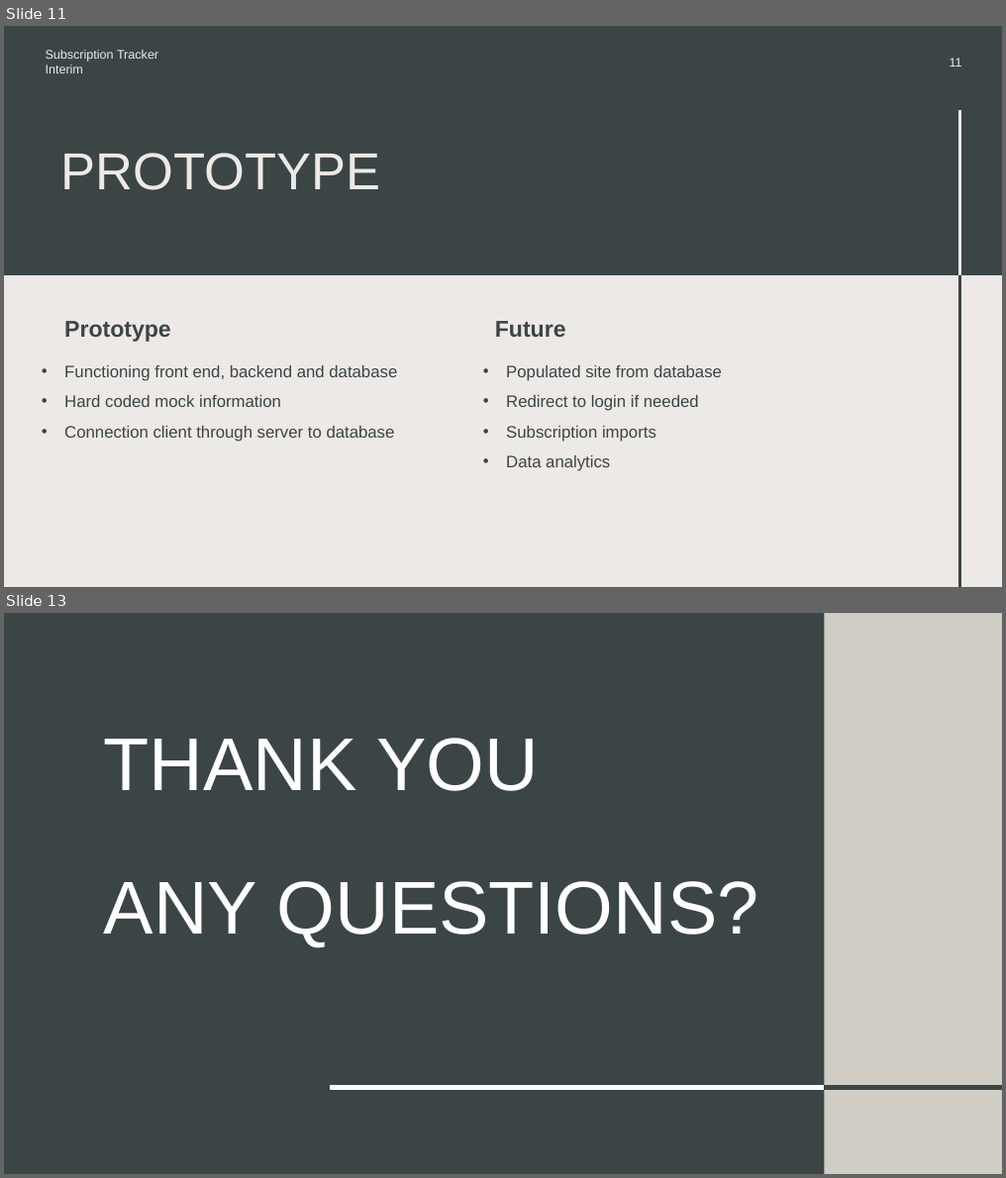
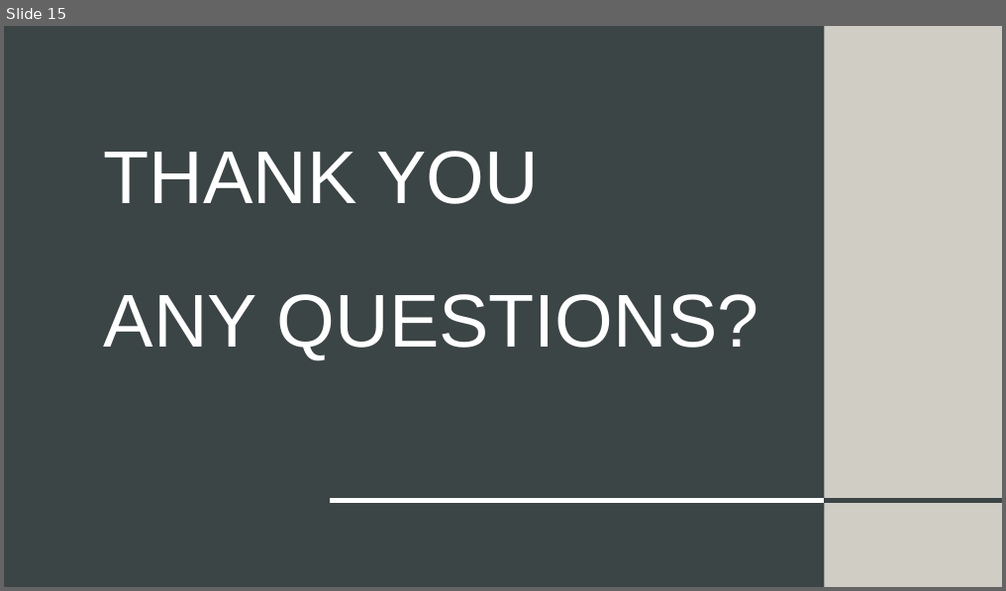
Before and after one commit to DorkSoul/4th-Year, a slide deck: Final-Year-Project/Subscription Tracker.pptx. Shown one above the other, each under a label of ours: slides 11 and 13 before the commit, slide 15 after it; the slides between them are not shown. The pictures are 1006x1178 and 1006x591 pixels, drawn with LibreOffice and Linux fonts; fonts in the diff are those of the drawing. Boxes give left, top, right and bottom in pixels: in the first picture for what was removed or moved away, otherwise in the second. Text is boxed around its words. In the diff, an @@ line names an element or a change of style, - is before the commit and + after.

```diff
--- a/Final-Year-Project/Subscription Tracker.pptx
+++ b/Final-Year-Project/Subscription Tracker.pptx
@@ slide 11 removed at <box>4,26,1002,587</box>, background #EDE9E6 @@
@@ rectangle removed at <box>4,26,1002,275</box> @@
@@ text removed at <box>46,50,158,74</box> @@
-Subscription Tracker
-Interim
@@ page number removed at <box>949,58,962,67</box> @@
-11
@@ line removed from (960, 275) to (960, 110) @@
@@ title removed at <box>60,153,380,190</box> @@
-PROTOTYPE
@@ line removed from (960, 587) to (960, 275) @@
@@ text removed at <box>64,321,171,342</box> @@
-Prototype
@@ text removed at <box>495,321,566,337</box> @@
-Future
@@ text removed at <box>64,366,397,442</box> @@
-• Functioning front end, backend and database
-• Hard coded mock information
-• Connection client through server to database
@@ text removed at <box>506,366,722,472</box> @@
-• Populated site from database
-• Redirect to login if needed
-• Subscription imports
-• Data analytics
@@ what was slide 13 is now slide 15 @@
```
Also in this commit, not shown: 10 slides changed, 4 slides added, 1 other slide removed, 26 other files.
